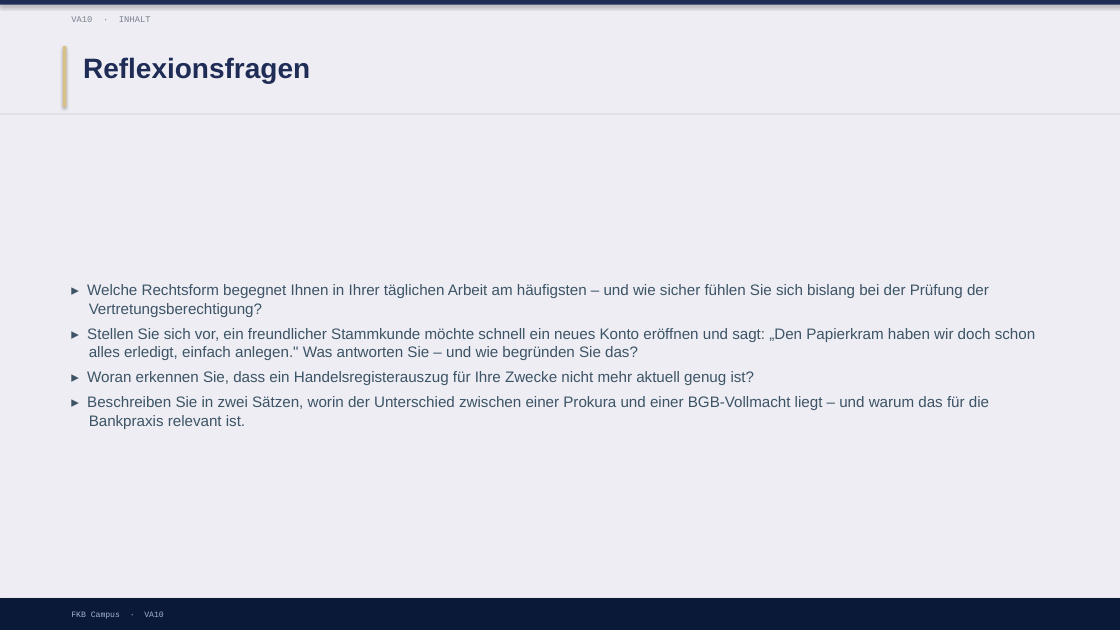
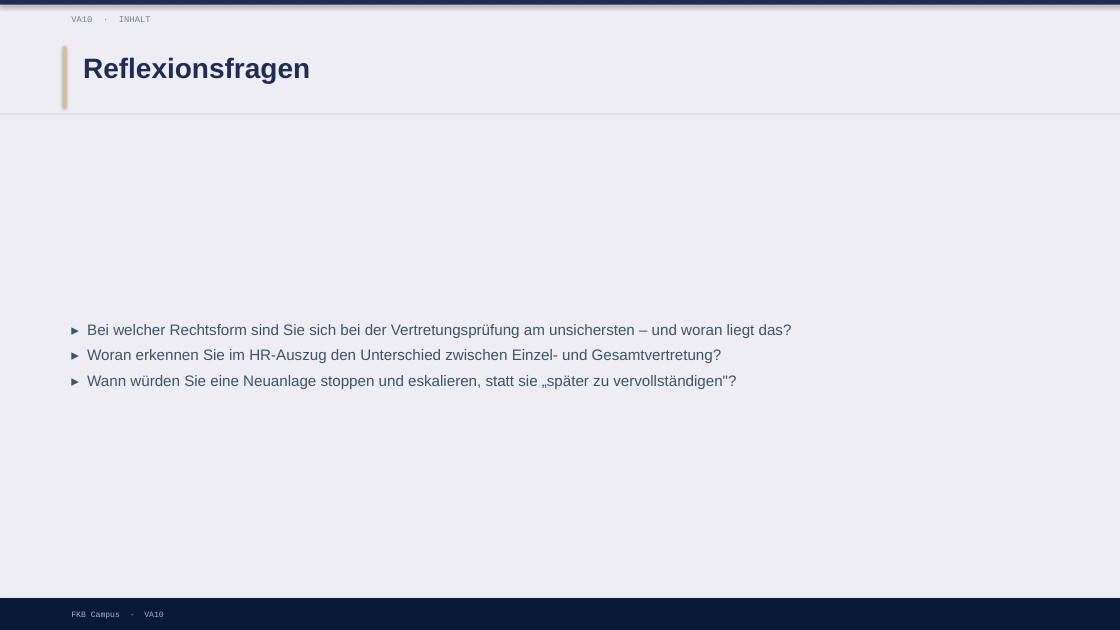
Before and after one commit to ck5rqc47pr-byte/firmenkundenakademie-online, a slide deck: slide 16 of protected-downloads/praesentation/VA10.pptx (slide 8 before the commit). Drawn at 1120x630 pixels with LibreOffice and Linux fonts; fonts in the diff are those of the drawing. Boxes give left, top, right and bottom in pixels: in the first picture for what was removed or moved away, otherwise in the second. Text is boxed around its words. In the diff, an @@ line names an element or a change of style, - is before the commit and + after.

```diff
--- a/protected-downloads/praesentation/VA10.pptx
+++ b/protected-downloads/praesentation/VA10.pptx
@@ text at (87, 324, 792, 389): text changed @@
-▸ Welche Rechtsform begegnet Ihnen in Ihrer täglichen Arbeit am häufigsten – und wie sicher fühlen Sie sich bislang bei der Prüfung der Vertretungsberechtigung?
-▸ Stellen Sie sich vor, ein freundlicher Stammkunde möchte schnell ein neues Konto eröffnen und sagt: „Den Papierkram haben wir doch schon alles erledigt, einfach anlegen." Was antworten Sie – und wie begründen Sie das?
-▸ Woran erkennen Sie, dass ein Handelsregisterauszug für Ihre Zwecke nicht mehr aktuell genug ist?
-▸ Beschreiben Sie in zwei Sätzen, worin der Unterschied zwischen einer Prokura und einer BGB-Vollmacht liegt – und warum das für die Bankpraxis relevant ist.
+▸ Bei welcher Rechtsform sind Sie sich bei der Vertretungsprüfung am unsichersten – und woran liegt das?
+▸ Woran erkennen Sie im HR-Auszug den Unterschied zwischen Einzel- und Gesamtvertretung?
+▸ Wann würden Sie eine Neuanlage stoppen und eskalieren, statt sie „später zu vervollständigen"?
```
Also in this commit, not shown: 3 other slides changed, 8 slides added, 5 other files.
